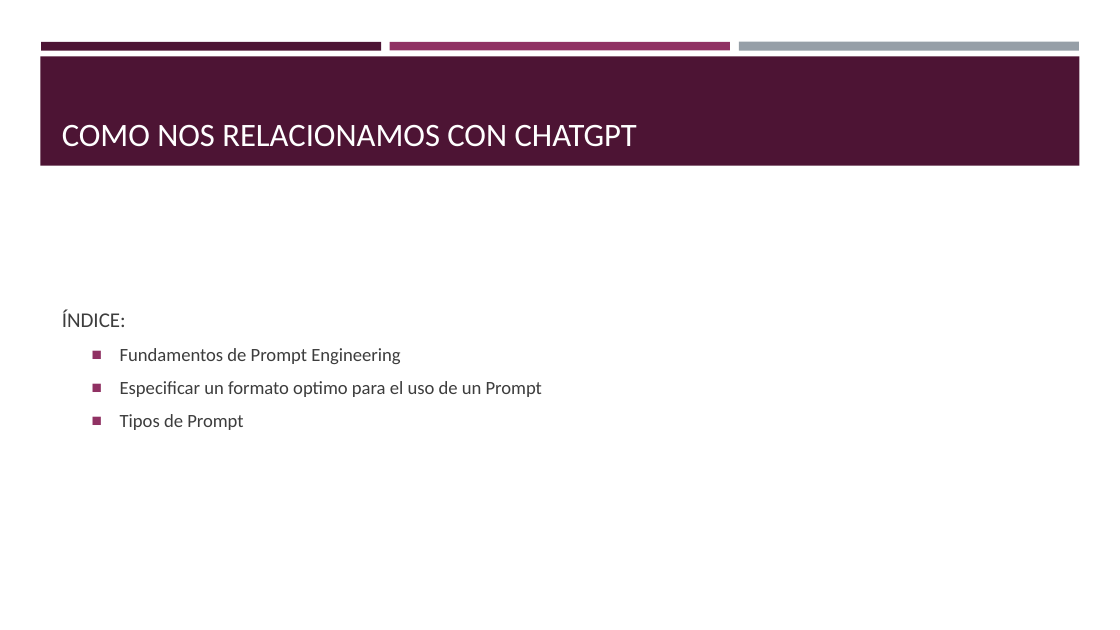
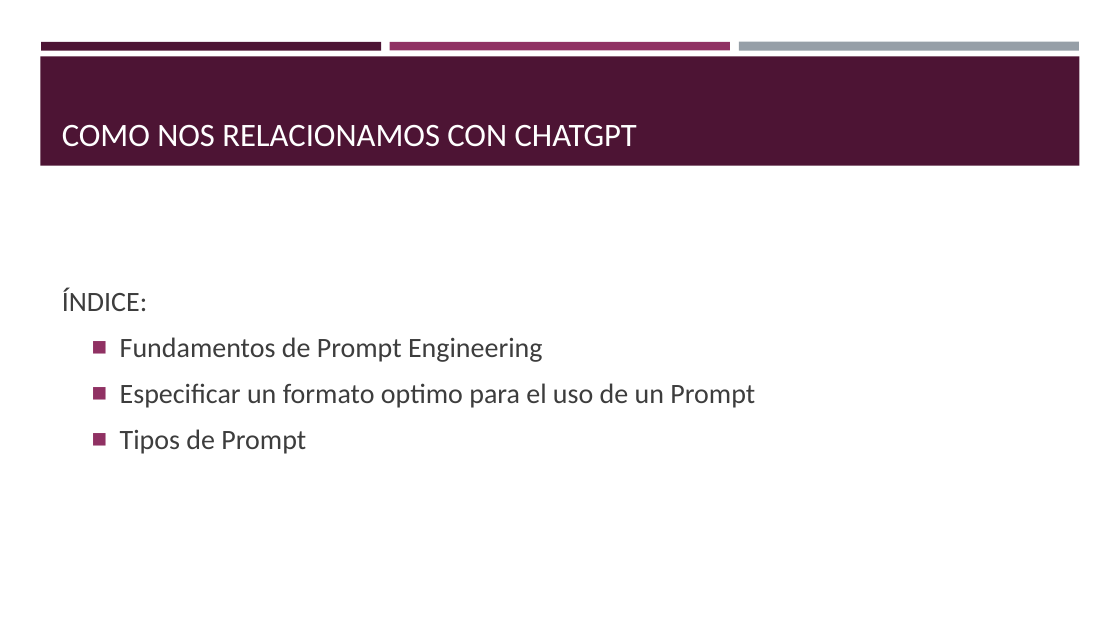
Before and after one commit to jmchema/curso_chatgpt, a slide deck: slide 21 of Introducción a chatgpt.pptx. Drawn at 1120x630 pixels with LibreOffice and Linux fonts; fonts in the diff are those of the drawing. Boxes give left, top, right and bottom in pixels: in the first picture for what was removed or moved away, otherwise in the second. Text is boxed around its words. In the diff, an @@ line names an element or a change of style, - is before the commit and + after.

```diff
--- a/Introducción a chatgpt.pptx
+++ b/Introducción a chatgpt.pptx
@@ text "ÍNDICE:" at (62,287,755,454): size 18 to 24 pt in "ÍNDICE:"; size 16 to 24 pt; more space between paragraphs @@
```
Also in this commit, not shown: 11 other slides changed, 1 slide added, 1 other file.
